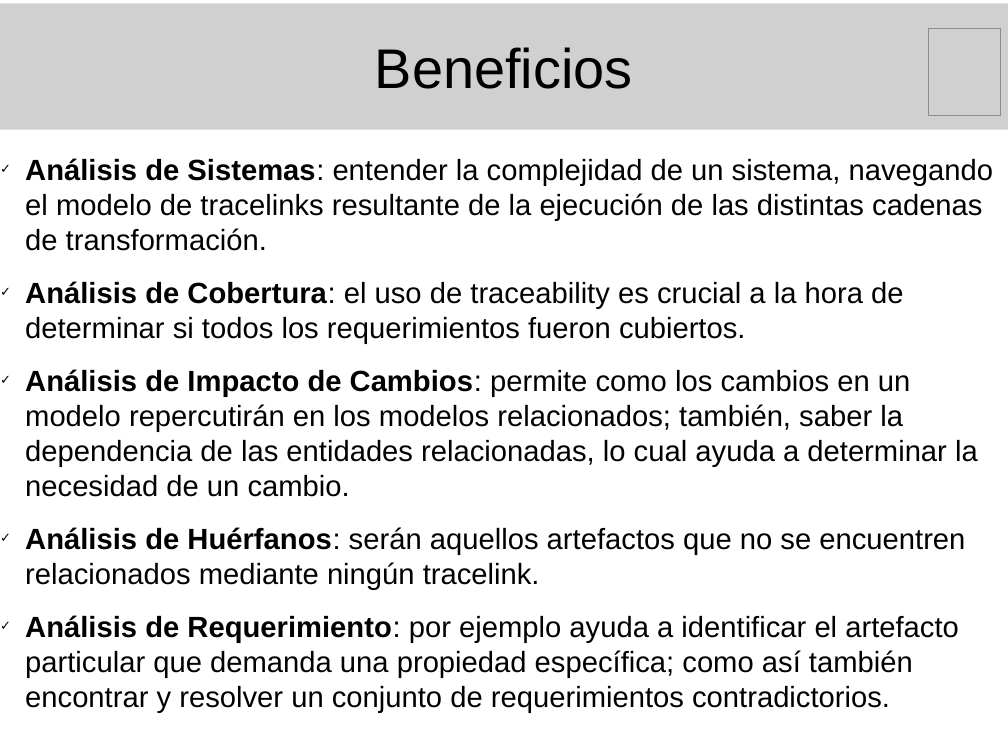
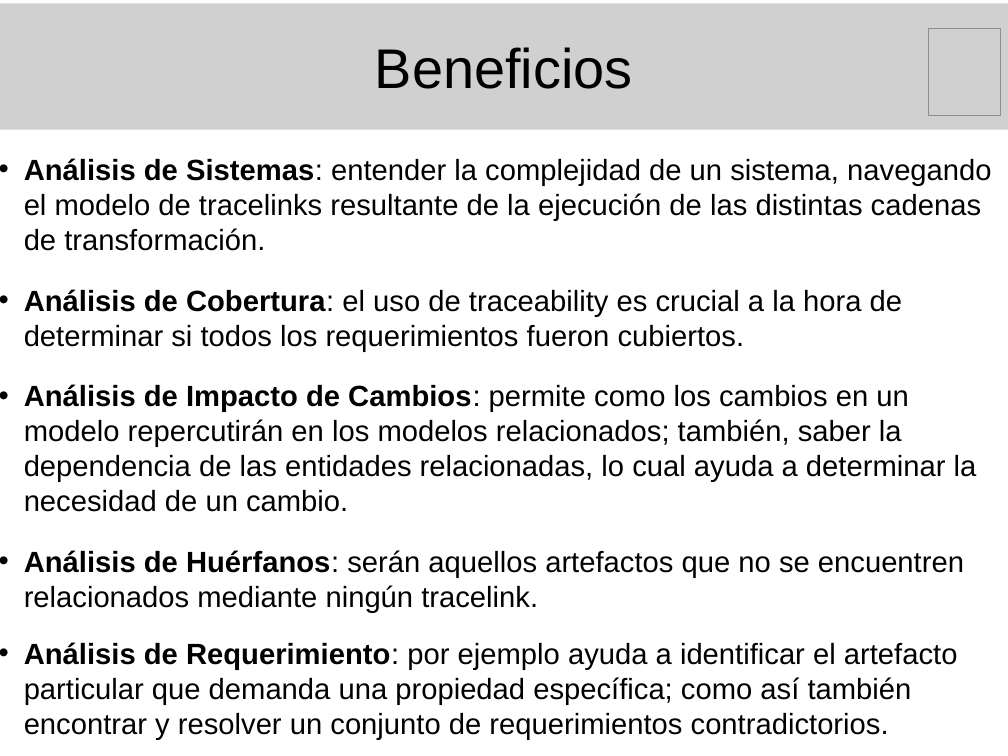
Before and after one commit to marianogili/TraceabilityEditor, a slide deck: slide 4 of Presentacion/PresentacionGili.odp. Drawn at 1008x756 pixels with LibreOffice and Linux fonts; fonts in the diff are those of the drawing; grey boxes stand for pictures. Boxes give left, top, right and bottom in pixels: in the first picture for what was removed or moved away, otherwise in the second. Text is boxed around its words. In the diff, an @@ line names an element or a change of style, - is before the commit and + after.

Commit message:
Presentación de la tesis: Tería de traceability -> Tipos de tracelinks y generación de tracelinks.

```diff
--- a/Presentacion/PresentacionGili.odp
+++ b/Presentacion/PresentacionGili.odp
@@ text "Análisis de Sistemas: entender la ..." at (24,158,991,740): bullet ✓ to •; more space between paragraphs @@
```
Also in this commit, not shown: 2 other slides changed, 7 slides added.
